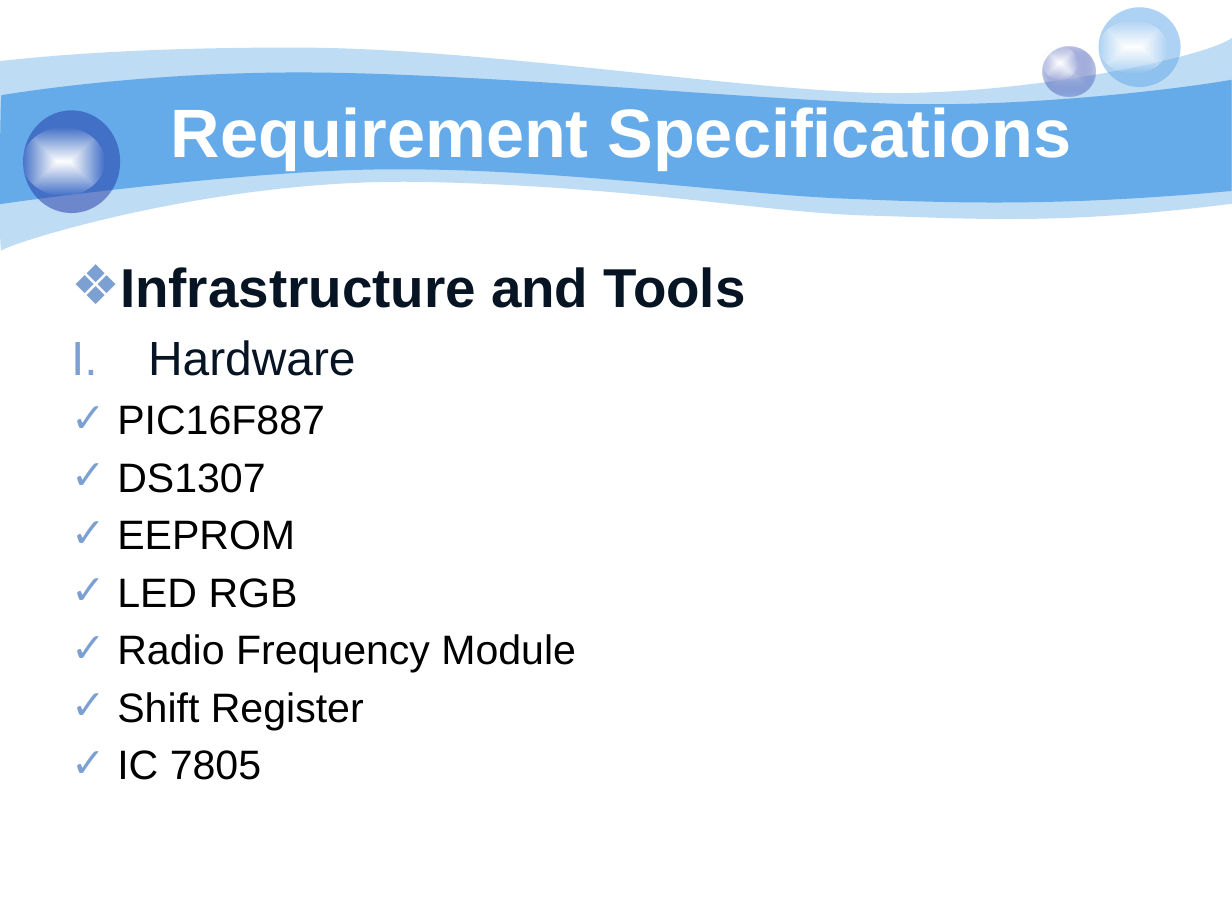
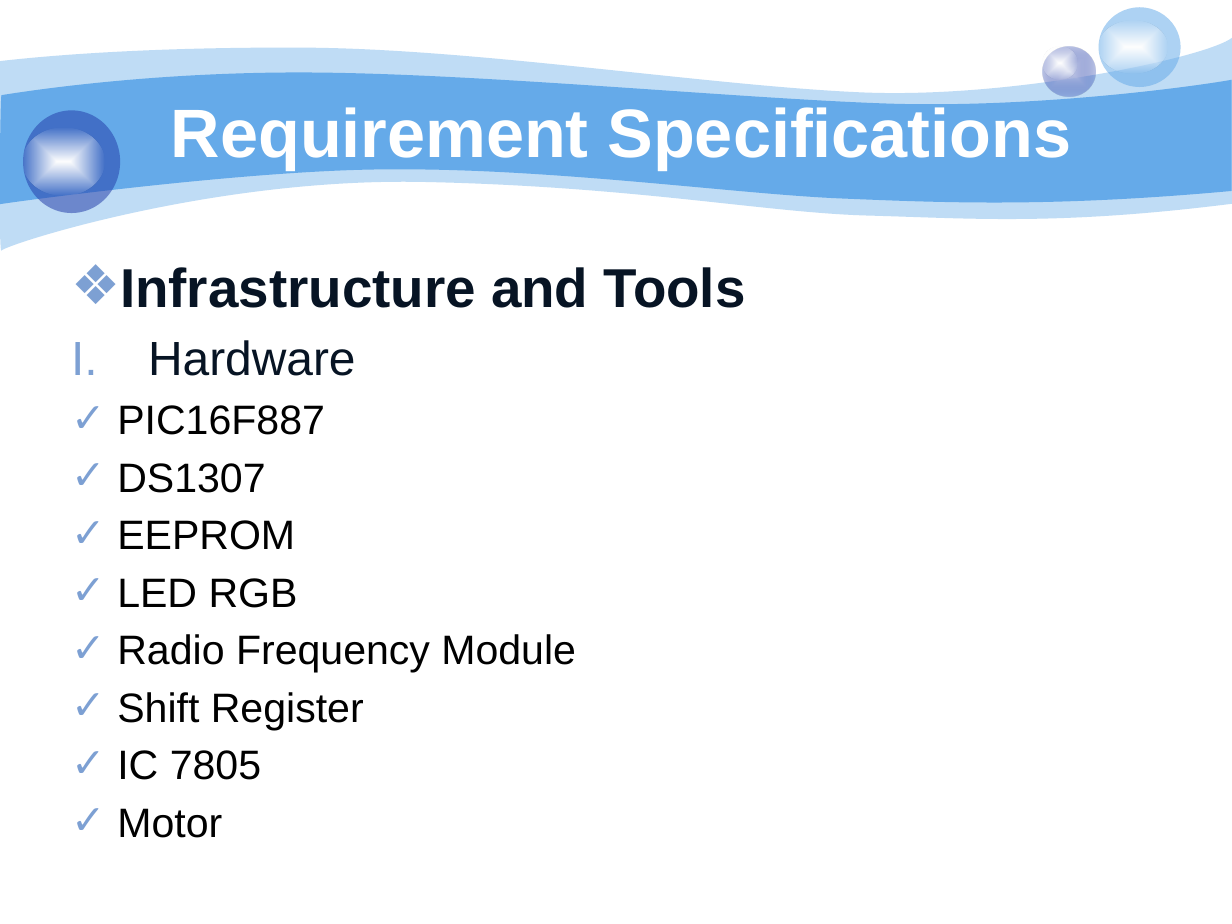
Before and after one commit to bachdx60343/pled, a slide deck: slide 17 of 06. Temp/pLED 2014.pptx. Drawn at 1232x924 pixels with LibreOffice and Linux fonts; fonts in the diff are those of the drawing; background and template pictures are left out. Boxes give left, top, right and bottom in pixels: in the first picture for what was removed or moved away, otherwise in the second. Text is boxed around its words. In the diff, an @@ line names an element or a change of style, - is before the commit and + after.

```diff
--- a/06. Temp/pLED 2014.pptx
+++ b/06. Temp/pLED 2014.pptx
@@ text at [117, 808, 222, 838]: paragraph added @@
+✓ Motor
```
Also in this commit, not shown: 3 other slides changed, 7 slides added, 6 slides removed.
